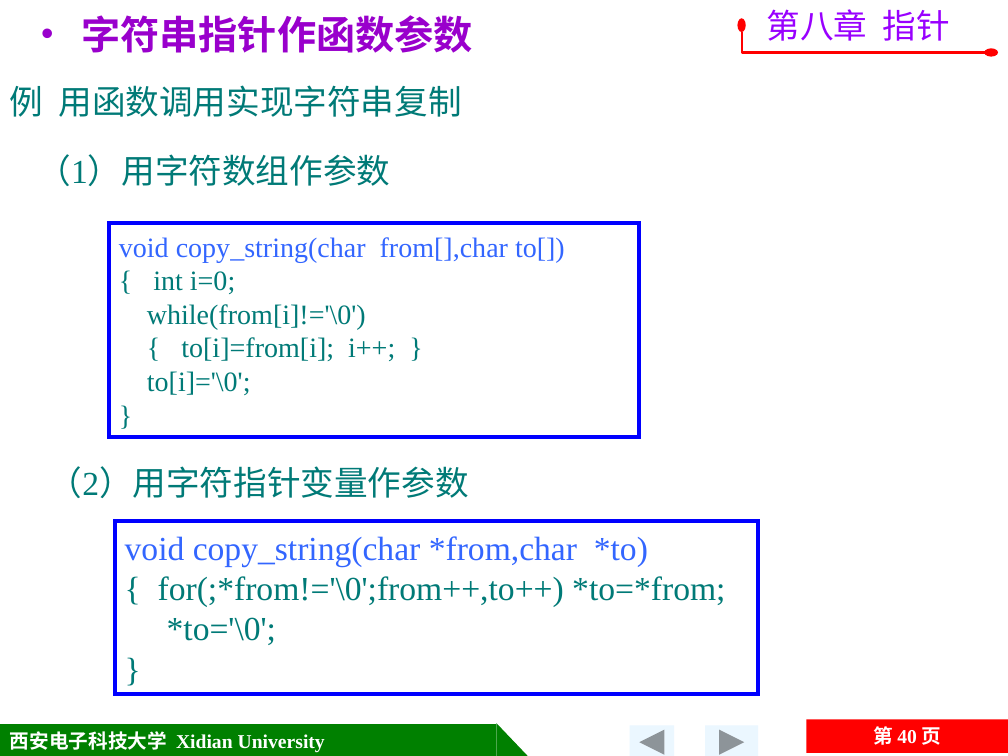
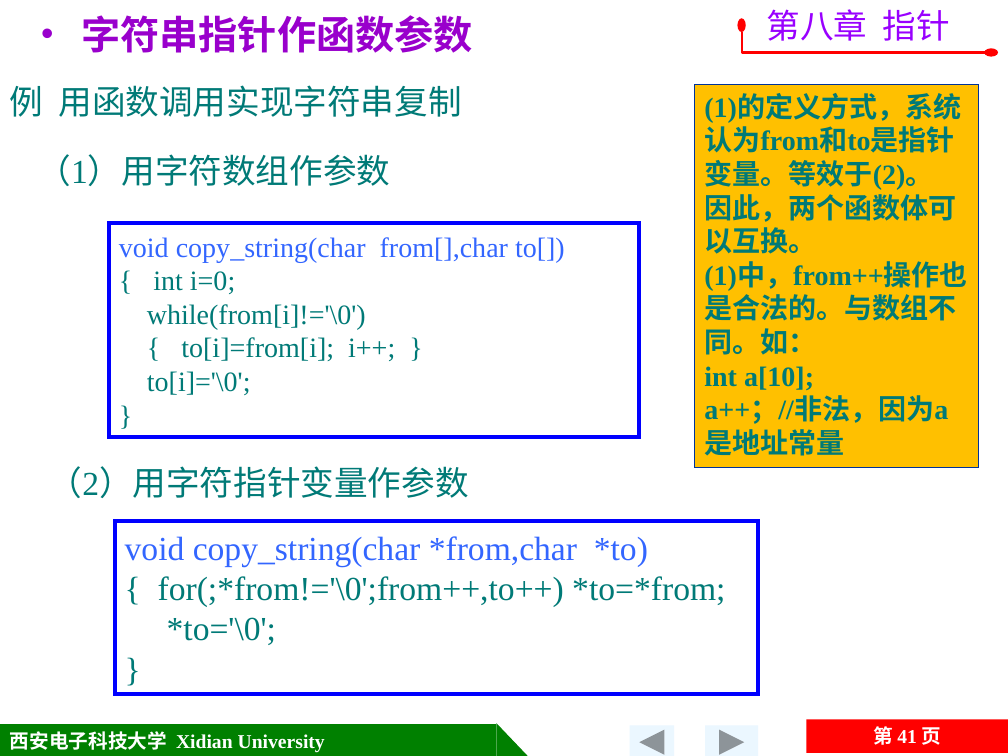
Before and after one commit to jtrfid/C-Repositories, a slide deck: slide 41 of 2016/C语言/课件/第8章 指针.pptx (slide 40 before the commit). Drawn at 1008x756 pixels with LibreOffice and Linux fonts; fonts in the diff are those of the drawing. Boxes give left, top, right and bottom in pixels: in the first picture for what was removed or moved away, otherwise in the second. Text is boxed around its words. In the diff, an @@ line names an element or a change of style, - is before the commit and + after.

```diff
--- a/2016/C语言/课件/第8章 指针.pptx
+++ b/2016/C语言/课件/第8章 指针.pptx
@@ rectangle added at [695, 85, 979, 468], fill #FFC000, outline #003399 0.75 pt, 20 pt, text #007A77, bold @@
+(1)的定义方式，系统认为from和to是指针变量。等效于(2)。
+因此，两个函数体可以互换。
+(1)中，from++操作也是合法的。与数组不同。如：
+int a[10];
+a++；//非法，因为a是地址常量
@@ page number at [873, 726, 941, 745]: text changed @@
-第 40 页
+第 41 页
```
Also in this commit, not shown: 4 other slides changed, 5 slides added, 12 other files.
